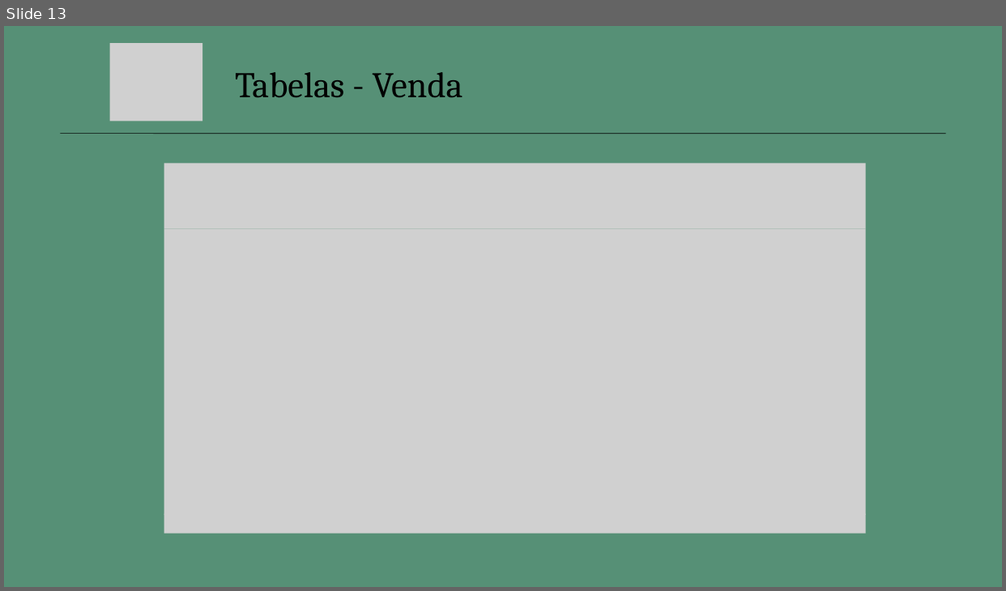
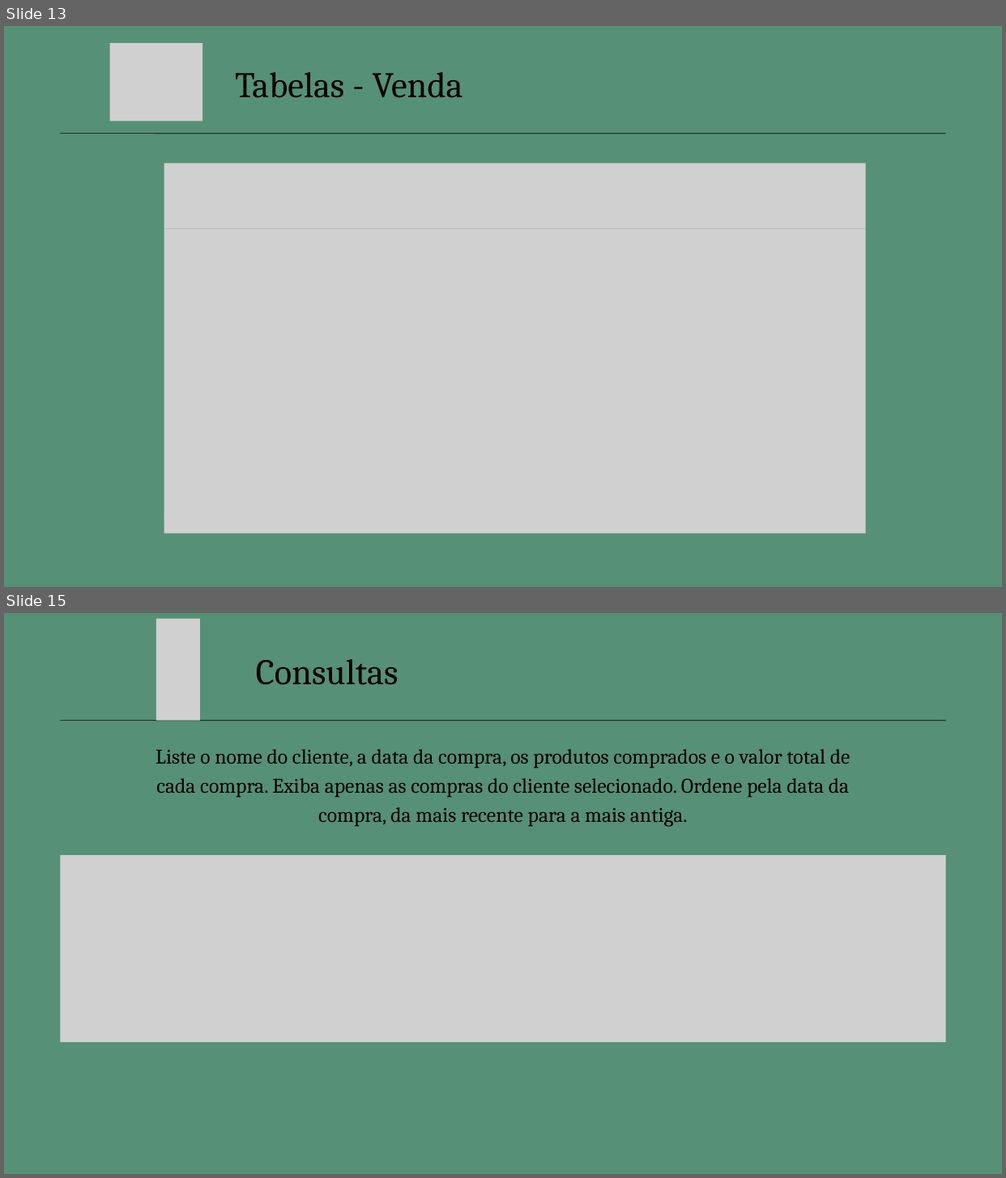
Before and after one commit to maiarakothe/Monamu, a slide deck: Monamu_Slides.pptx. Shown one above the other, each under a label of ours: slide 13 before the commit, slides 13 and 15 after it; the slides between them are not shown. The pictures are 1006x591 and 1006x1178 pixels, drawn with LibreOffice and Linux fonts; fonts in the diff are those of the drawing; grey boxes stand for pictures. Boxes give left, top, right and bottom in pixels: in the first picture for what was removed or moved away, otherwise in the second. Text is boxed around its words. In the diff, an @@ line names an element or a change of style, - is before the commit and + after.

Commit message:
Adição das Consultas nos Slides

```diff
--- a/Monamu_Slides.pptx
+++ b/Monamu_Slides.pptx
@@ slide 15 added at (4, 613, 1002, 1174), background #569076 @@
@@ picture added at (156, 619, 200, 720) @@
@@ text added at (256, 659, 398, 685), 52 pt, text #000000 @@
+Consultas
@@ line added from (60, 720) to (946, 720), #000000 0.75 pt @@
@@ text added at (155, 749, 850, 827), 30 pt, text #000000 @@
+Liste o nome do cliente, a data da compra, os produtos comprados e o valor total de cada compra. Exiba apenas as compras do cliente selecionado. Ordene pela data da compra, da mais recente para a mais antiga.
@@ picture added at (60, 855, 945, 1042) @@
```
Also in this commit, not shown: 3 other slides added.
